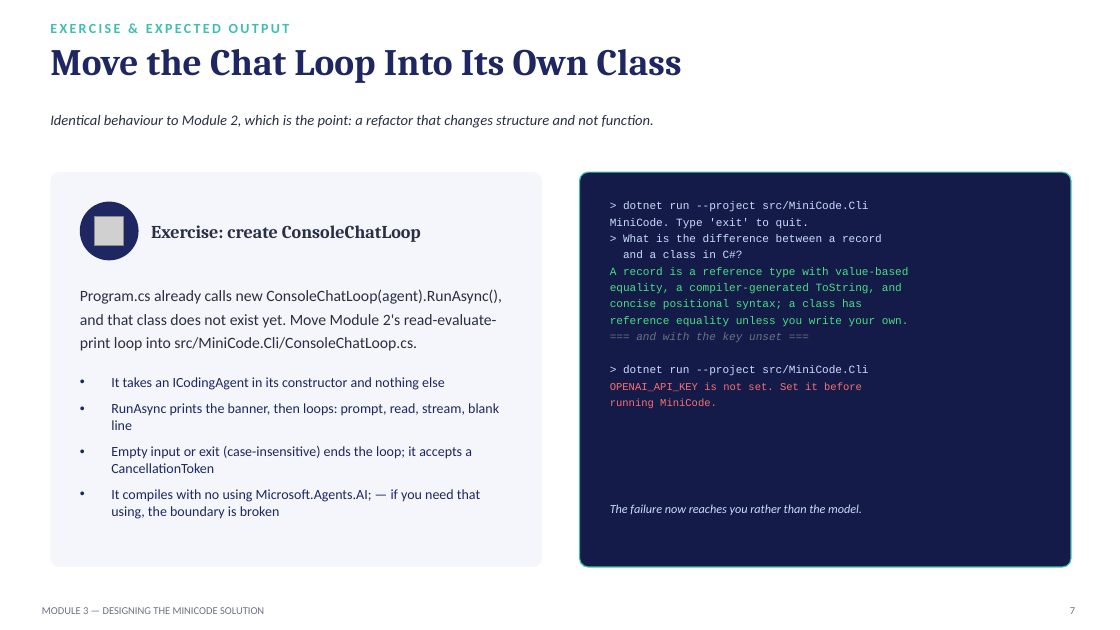
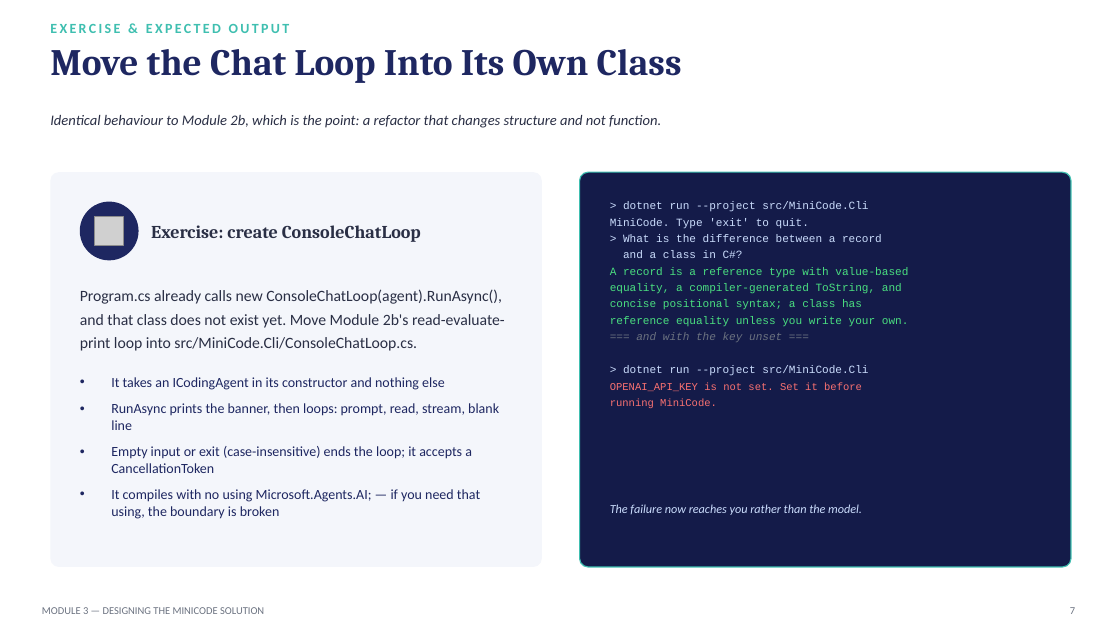
Before and after one commit to SeattleDiver/MAF-MiniCode, a slide deck: slide 7 of Projects/Module03-DesigningTheMiniCodeSolution/Module03 - Designing the MiniCode Solution.pptx. Drawn at 1120x630 pixels with LibreOffice and Linux fonts; fonts in the diff are those of the drawing; grey boxes stand for pictures. Boxes give left, top, right and bottom in pixels: in the first picture for what was removed or moved away, otherwise in the second. Text is boxed around its words. In the diff, an @@ line names an element or a change of style, - is before the commit and + after.

```diff
--- a/Projects/Module03-DesigningTheMiniCodeSolution/Module03 - Designing the MiniCode Solution.pptx
+++ b/Projects/Module03-DesigningTheMiniCodeSolution/Module03 - Designing the MiniCode Solution.pptx
@@ text at [50, 115, 661, 128]: text changed @@
-Identical behaviour to Module 2, which is the point: a refactor that changes structure and not function.
+Identical behaviour to Module 2b, which is the point: a refactor that changes structure and not function.
@@ text at [80, 289, 505, 351]: text changed @@
-Program.cs already calls new ConsoleChatLoop(agent).RunAsync(), and that class does not exist yet. Move Module 2's read-evaluate-print loop into src/MiniCode.Cli/ConsoleChatLoop.cs.
+Program.cs already calls new ConsoleChatLoop(agent).RunAsync(), and that class does not exist yet. Move Module 2b's read-evaluate-print loop into src/MiniCode.Cli/ConsoleChatLoop.cs.
```
Also in this commit, not shown: 3 other slides changed, 56 other files.
